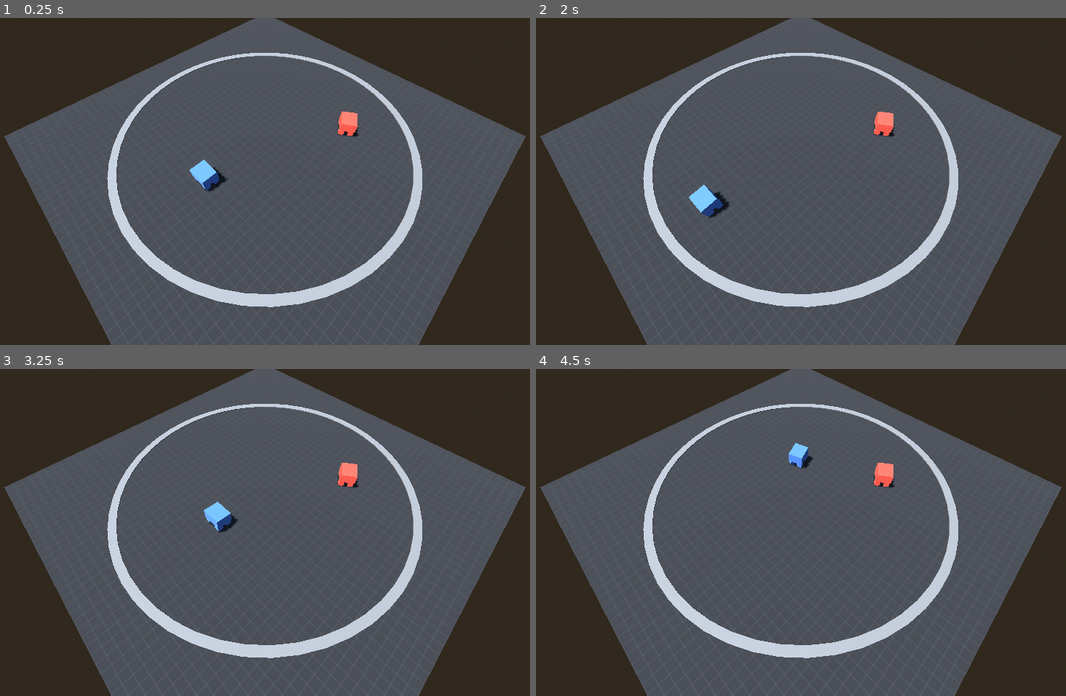
Above: before the commit, frames 1-4 (two rows, left to right).
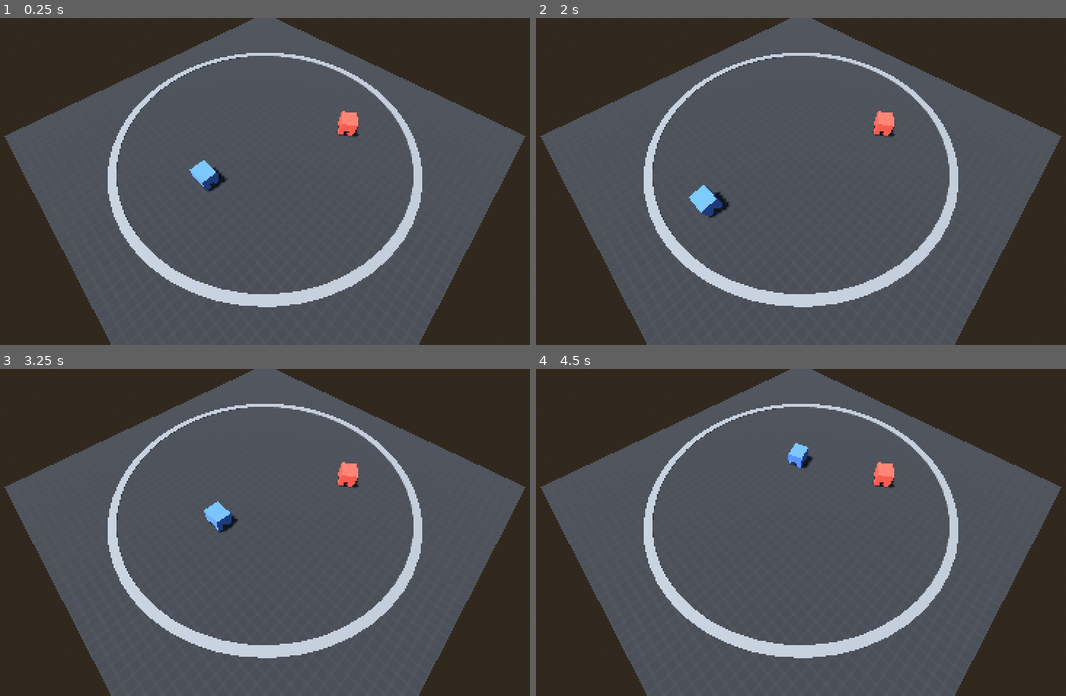
Above: after the commit, the same moments.

Repository: jozfeal/robot-sumo-sd
Game: Godot game, scene res://system/main.tscn
The game is run twice, just before and just after one commit, with the same random seed, the same clock (stepped at 60 frames per second) and the same inputs.
Inputs:
- Up to frame 1 (0.25 s): no input
- Up to frame 2 (2 s): tap Enter at 0.5 s; hold D (right) 0.53-1.28 s; tap R (restart) at 1.25 s; hold S (backward) from 1.28 s (still down)
- Up to frame 3 (3.25 s): release S (backward) at 2.03 s; hold D (right) 2.03-2.78 s; tap R (restart) at 2.75 s; hold W (forward) from 2.78 s (still down)
- Up to frame 4 (4.5 s): release W (forward) at 3.53 s; hold A (left) from 3.53 s (still down)

The runs differ from the first frame. In frame 1, 0.7% of the frame differs, in the area x 0-100%, y 0-100%; in frame 2, 0.7%; in frame 3, 0.7%; in frame 4, 0.7%.

Commit message:
Make Game Expand on Launch
Game is maximized on launch to help with visibility while keep 1600x900 resolution.

Diff:
--- a/godot-demo/project.godot
+++ b/godot-demo/project.godot
@@ -19,7 +19,9 @@
 
 window/size/viewport_width=1600
 window/size/viewport_height=900
-window/stretch/mode="viewport"
+window/size/mode=2
+window/stretch/mode="canvas_items"
+window/stretch/aspect="expand"
 
 [input]
 
